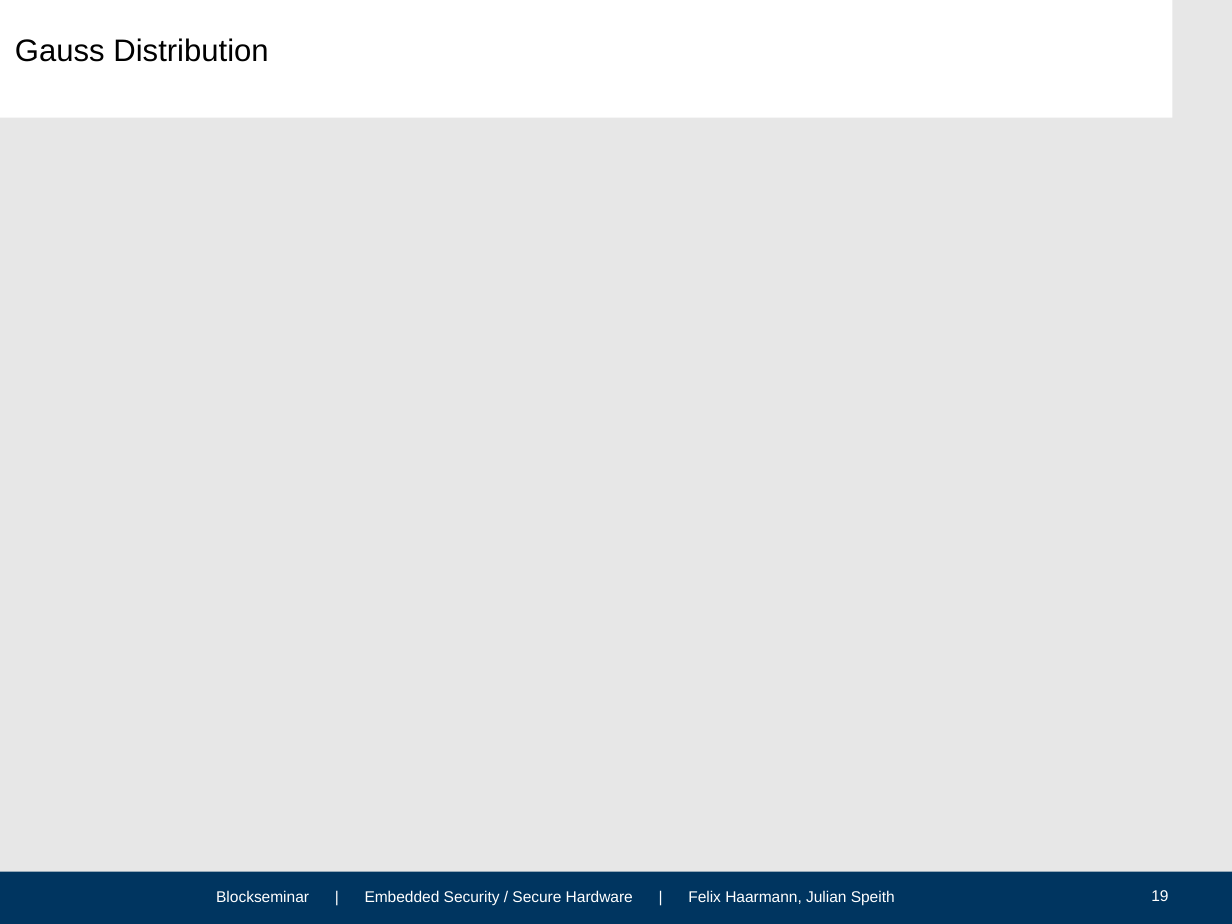
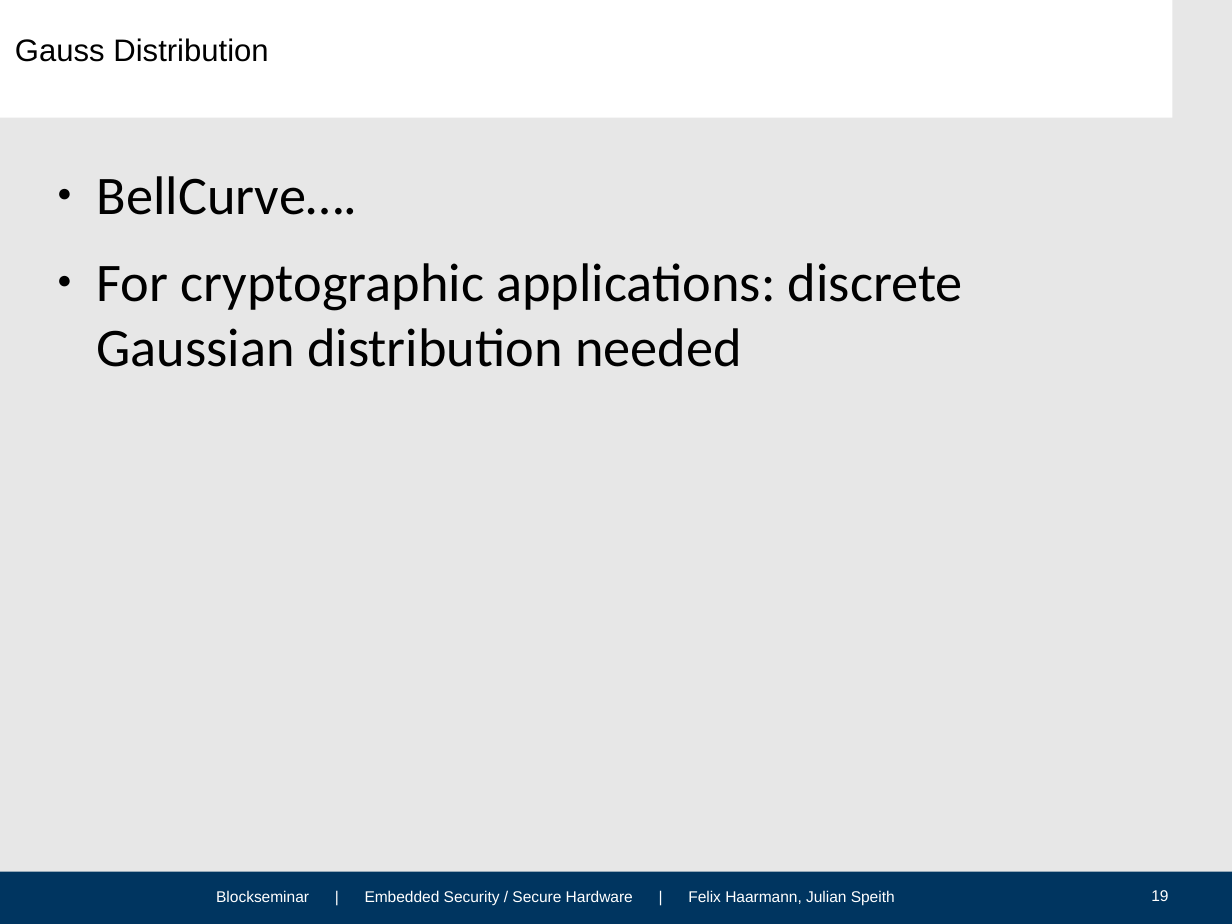
Before and after one commit to HFelixA/emsecseminar, a slide deck: slide 19 of presentation/Felix.odp. Drawn at 1232x924 pixels with LibreOffice and Linux fonts; fonts in the diff are those of the drawing; background and template pictures are left out. Boxes give left, top, right and bottom in pixels: in the first picture for what was removed or moved away, otherwise in the second. Text is boxed around its words. In the diff, an @@ line names an element or a change of style, - is before the commit and + after.

Commit message:
Gauss and Samplers

```diff
--- a/presentation/Felix.odp
+++ b/presentation/Felix.odp
@@ text added at bbox=[97, 176, 963, 367], 35 pt, text #000000 @@
+● BellCurve….
+● For cryptographic applications: discrete Gaussian distribution needed
```
Also in this commit, not shown: 4 other slides changed, 3 slides added, 3 slides removed, 2 other files.
